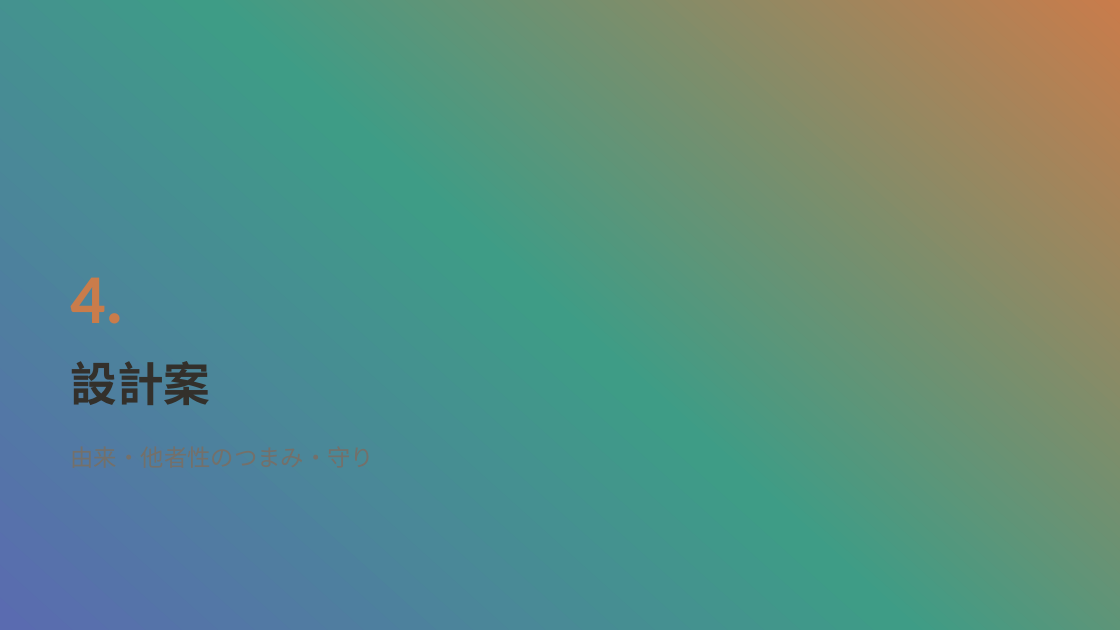
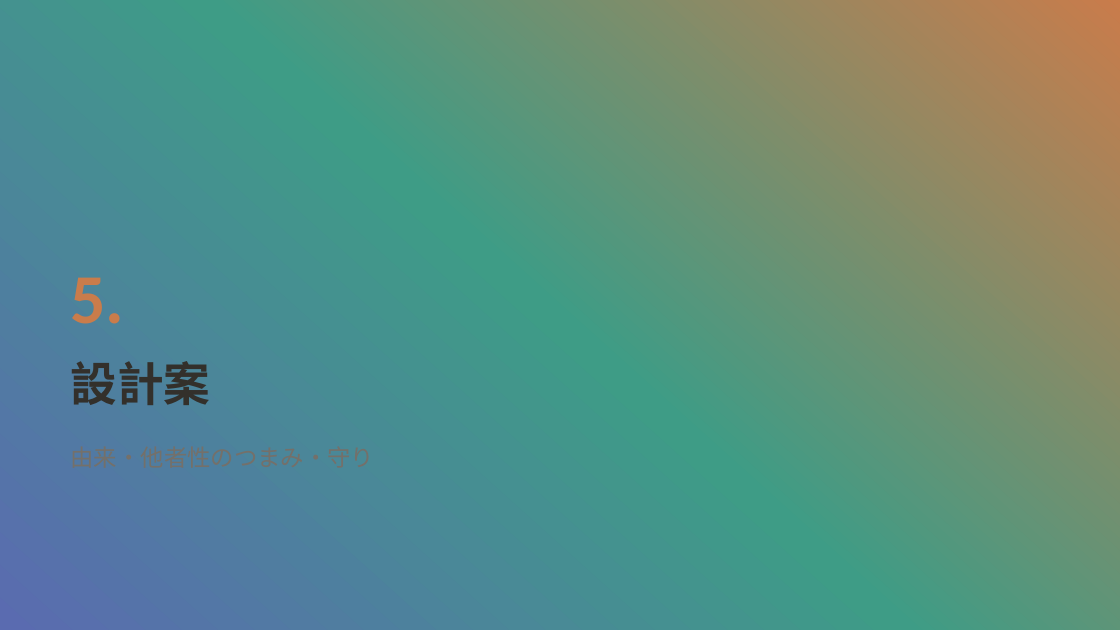
Before and after one commit to mikotomiura/GSE-prototype, a slide deck: slide 22 of docs/slides/project-overview/GSE_handmark_design.pptx (slide 15 before the commit). Drawn at 1120x630 pixels with LibreOffice and Linux fonts; fonts in the diff are those of the drawing; background and template pictures are left out. Boxes give left, top, right and bottom in pixels: in the first picture for what was removed or moved away, otherwise in the second. Text is boxed around its words. In the diff, an @@ line names an element or a change of style, - is before the commit and + after.

```diff
--- a/docs/slides/project-overview/GSE_handmark_design.pptx
+++ b/docs/slides/project-overview/GSE_handmark_design.pptx
@@ text at <box>71,277,125,324</box>: text changed @@
-4.
+5.
```
Also in this commit, not shown: 4 other slides changed, 7 slides added, 6 other files.
